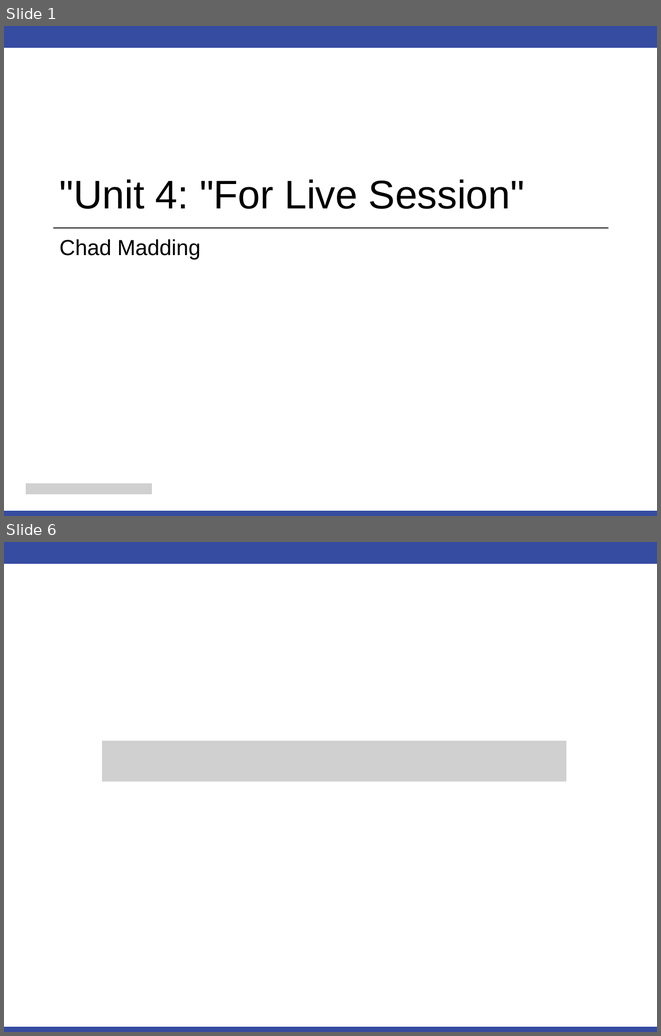
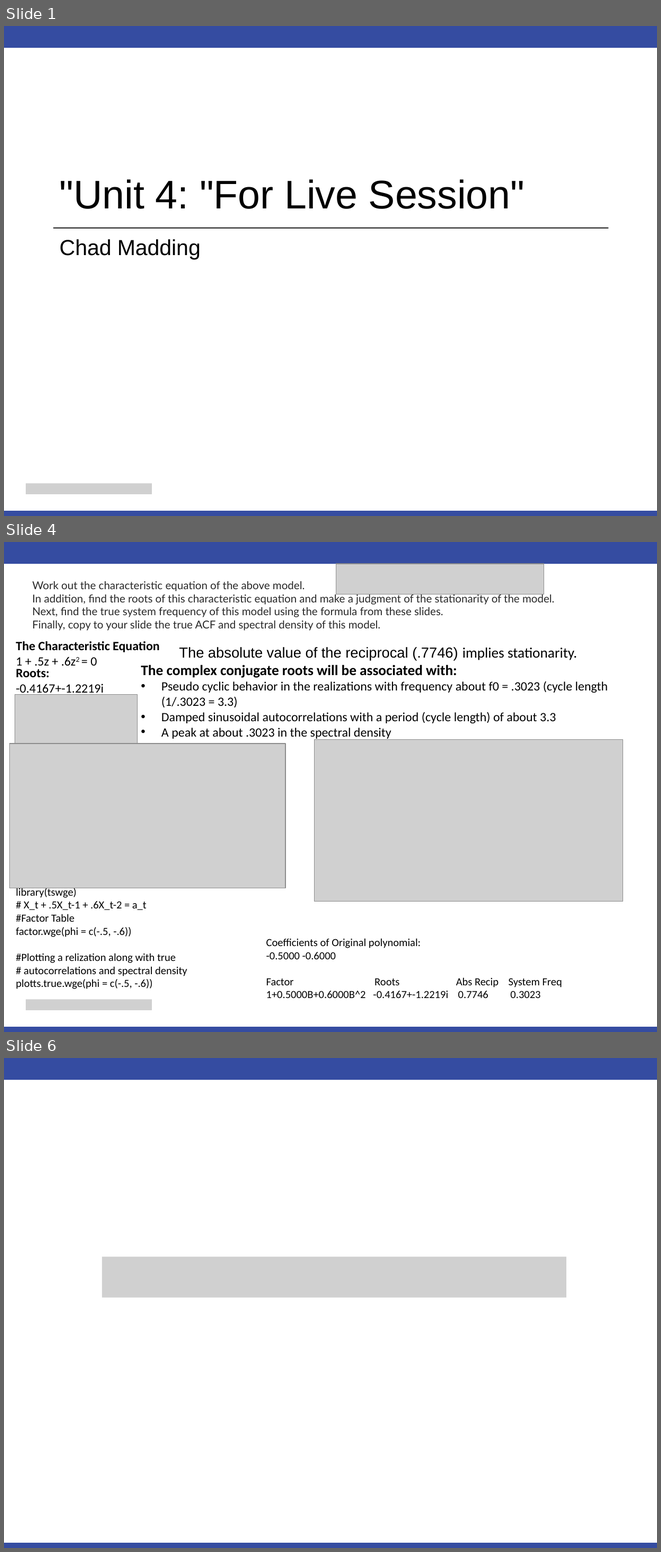
Before and after one commit to cmadding/MSDS6373, a slide deck: Unit04/Chad_Madding_Unit 4 For Live Session.pptx. Shown one above the other, each under a label of ours: slides 1 and 6 before the commit, slides 1, 4 and 6 after it; the slides between them are not shown. The pictures are 661x1036 and 661x1552 pixels, drawn with LibreOffice and Linux fonts; fonts in the diff are those of the drawing; grey boxes stand for pictures. Boxes give left, top, right and bottom in pixels: in the first picture for what was removed or moved away, otherwise in the second. Text is boxed around its words. In the diff, an @@ line names an element or a change of style, - is before the commit and + after.

```diff
--- a/Unit04/Chad_Madding_Unit 4 For Live Session.pptx
+++ b/Unit04/Chad_Madding_Unit 4 For Live Session.pptx
@@ slide 4 added at (4,542,657,1032), background #FFFFFF; not listed: 2 template elements that a slide beside it also shows @@
@@ picture added at (336,564,544,594) @@
@@ text added at (32,581,555,631), 12 pt, text #282828 @@
+Work out the characteristic equation of the above model.
+In addition, find the roots of this characteristic equation and make a judgment of the stationarity of the model.
+Next, find the true system frequency of this model using the formula from these slides.
+Finally, copy to your slide the true ACF and spectral density of this model.
@@ text added at (16,641,160,665), 14 pt, text #000000, bold @@
+The Characteristic Equation
+1 + .5z + .6z2 = 0
@@ text added at (179,647,577,660), 16 pt, text #000000 @@
+The absolute value of the reciprocal (.7746) implies stationarity.
@@ text added at (16,669,104,696), 14 pt, text #000000 @@
+Roots:
+-0.4167+-1.2219i
@@ text added at (141,664,608,740), 14 pt, text #000000 @@
+The complex conjugate roots will be associated with:
+• Pseudo cyclic behavior in the realizations with frequency about f0 = .3023 (cycle length (1/.3023 = 3.3)
+• Damped sinusoidal autocorrelations with a period (cycle length) of about 3.3
+• A peak at about .3023 in the spectral density
@@ picture added at (15,694,138,747) @@
@@ picture added at (9,743,285,888) @@
@@ picture added at (314,739,623,901) @@
@@ text added at (16,886,187,989), 12 pt, text #000000 @@
+library(tswge)
+# X_t + .5X_t-1 + .6X_t-2 = a_t
+#Factor Table
+factor.wge(phi = c(-.5, -.6))
+#Plotting a relization along with true
+# autocorrelations and spectral density
+plotts.true.wge(phi = c(-.5, -.6))
@@ text added at (266,938,562,998), 12 pt, text #000000 @@
+Coefficients of Original polynomial:
+-0.5000 -0.6000
+Factor Roots Abs Recip System Freq
+1+0.5000B+0.6000B^2 -0.4167+-1.2219i 0.7746 0.3023
@@ picture added at (26,999,151,1010) @@
```
Also in this commit, not shown: 2 slides changed, 1 other slide added, 2 slides removed, 8 other files.
